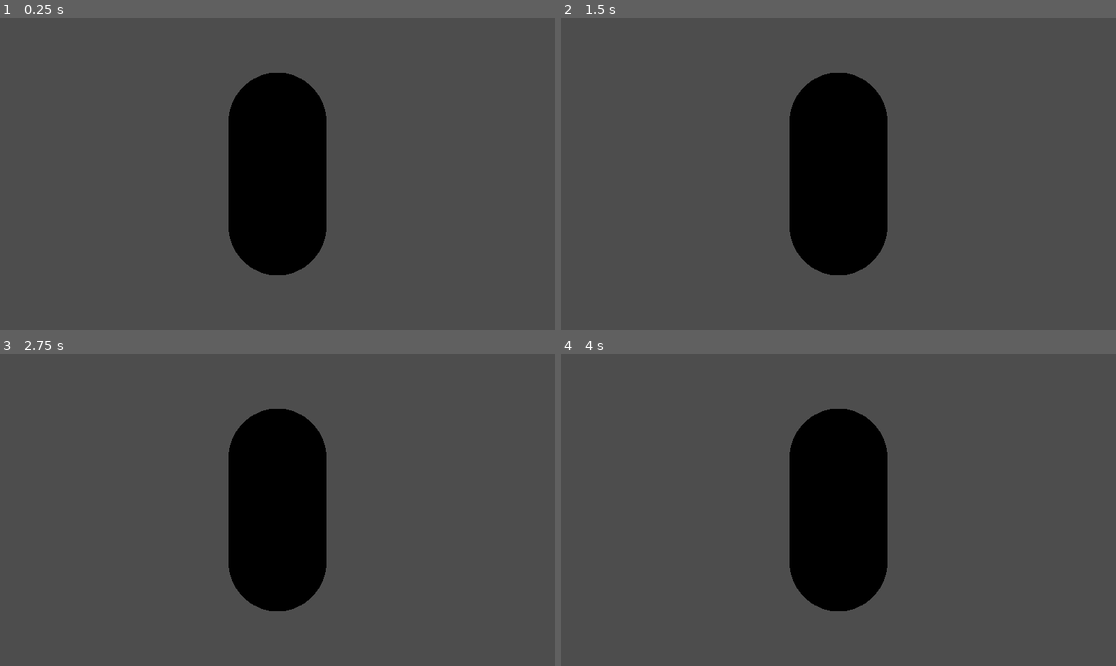
Above: before the commit, frames 1-4 (two rows, left to right).
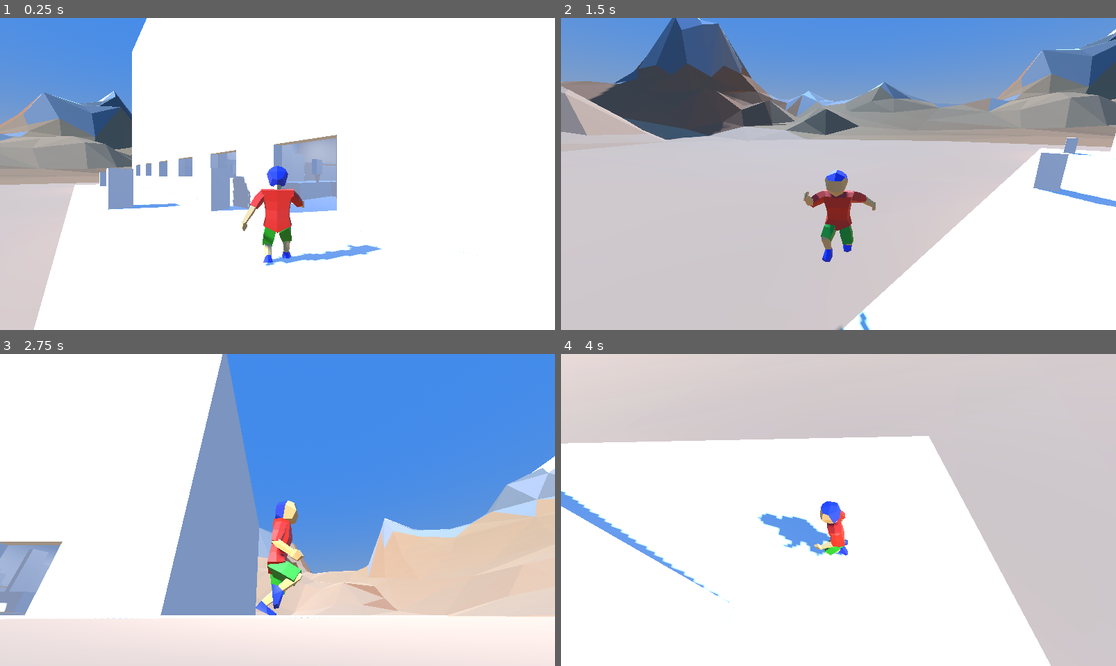
Above: after the commit, the same moments.

Repository: Fletchlock/grocery_getter
Game: Godot game, scene res://scenes/main/Main.tscn
Same seed, same stepped clock (60 frames per second), same inputs: the game is played once before the commit and once after it.
Inputs (mouse positions are in pixels of both pictures, inside the frame that each line leads up to):
- Up to frame 1 (0.25 s): no input
- Up to frame 2 (1.5 s): move the mouse to (960, 158) at 0.52 s; press the mouse at (960, 158) at 0.53 s; hold D (right) 0.53-1.28 s; tap Space (jump) at 0.77 s; move the mouse to (727, 189) at 1.27 s; release the mouse at (727, 189) at 1.28 s; hold S (down) from 1.28 s (still down); click (727, 189) at 1.35 s
- Up to frame 3 (2.75 s): tap Space (jump) at 1.52 s; move the mouse to (333, 441) at 2.02 s; release S (down) at 2.03 s; press the mouse at (333, 441) at 2.03 s; hold D (right) from 2.03 s (still down)
- Up to frame 4 (4 s): move the mouse to (810, 572) at 2.77 s; release D (right) at 2.78 s; release the mouse at (810, 572) at 2.78 s; hold W (up) 2.78-3.53 s; click (810, 572) at 2.85 s; tap Space (jump) at 3.02, 3.77 s; move the mouse to (1005, 556) at 3.52 s; press the mouse at (1005, 556) at 3.53 s; hold A (left) from 3.53 s (still down)

The runs differ from the first frame. In frame 1, 99% of the frame differs, in the area x 0-100%, y 0-100%; in frame 2, 95%; in frame 3, 100%; in frame 4, 100%.

Commit message:
Load first playable level through the LevelManager

Diff:
--- a/scenes/main/main.gd
+++ b/scenes/main/main.gd
@@ -1,6 +1,6 @@
 extends Node
 
-const STARTING_LEVEL := "res://scenes/levels/TestLevel.tscn"
+const STARTING_LEVEL := "res://scenes/third_person_level.tscn"
 
 func _ready() -> void:
 	LevelManager.load_level(STARTING_LEVEL)
